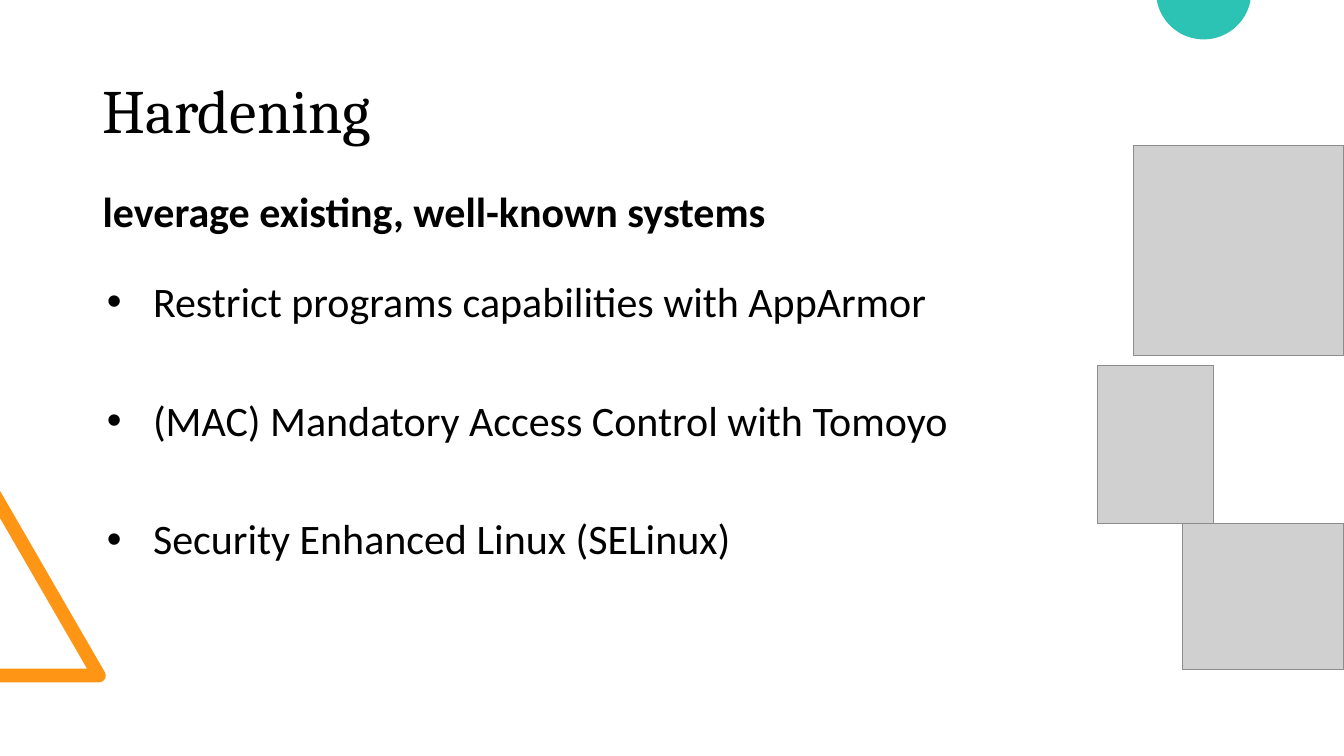
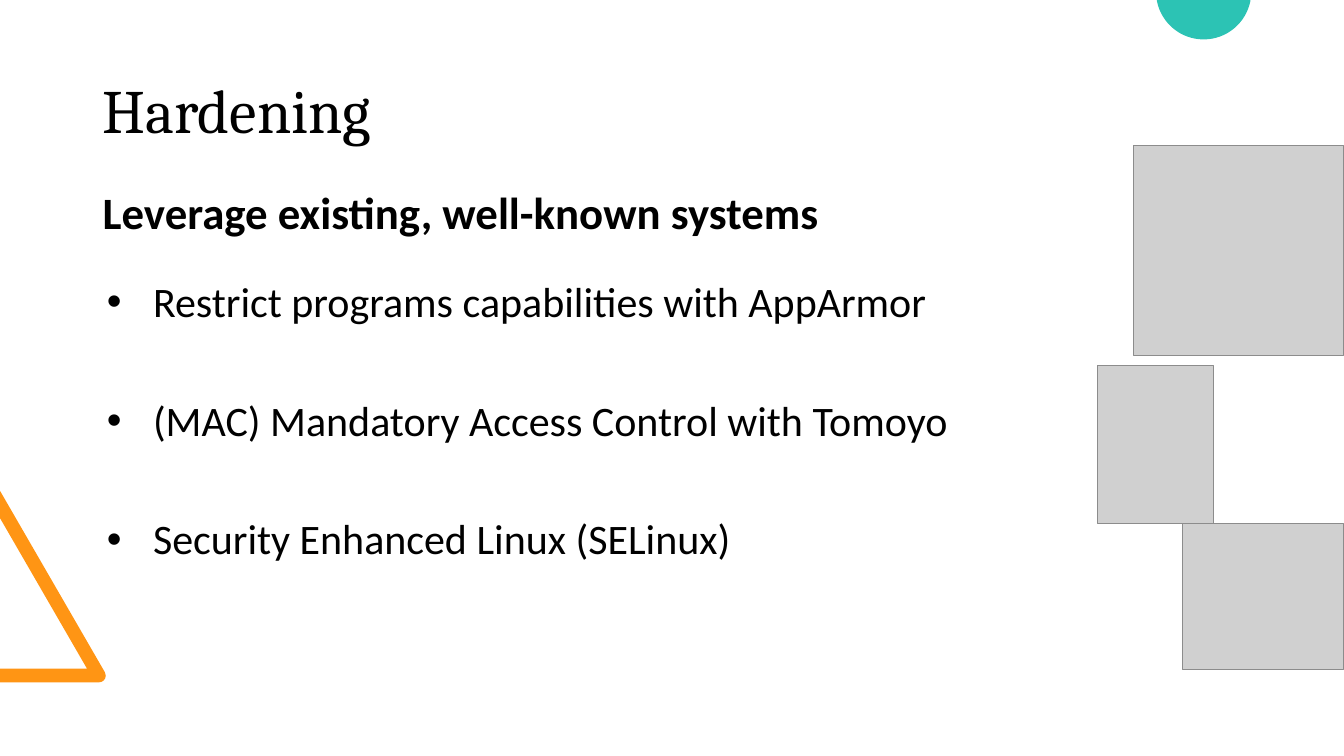
Before and after one commit to nembrinj/protofablab, a slide deck: slide 12 of presentations/Docker Containers.pptx. Drawn at 1344x756 pixels with LibreOffice and Linux fonts; fonts in the diff are those of the drawing; grey boxes stand for pictures. Boxes give left, top, right and bottom in pixels: in the first picture for what was removed or moved away, otherwise in the second. Text is boxed around its words. In the diff, an @@ line names an element or a change of style, - is before the commit and + after.

```diff
--- a/presentations/Docker Containers.pptx
+++ b/presentations/Docker Containers.pptx
@@ text at (103,197,818,237): text changed; size 30 to 32 pt @@
-leverage existing, well-known systems
+Leverage existing, well-known systems
```
Also in this commit, not shown: 5 other slides changed, 3 slides added, 1 slide removed.
